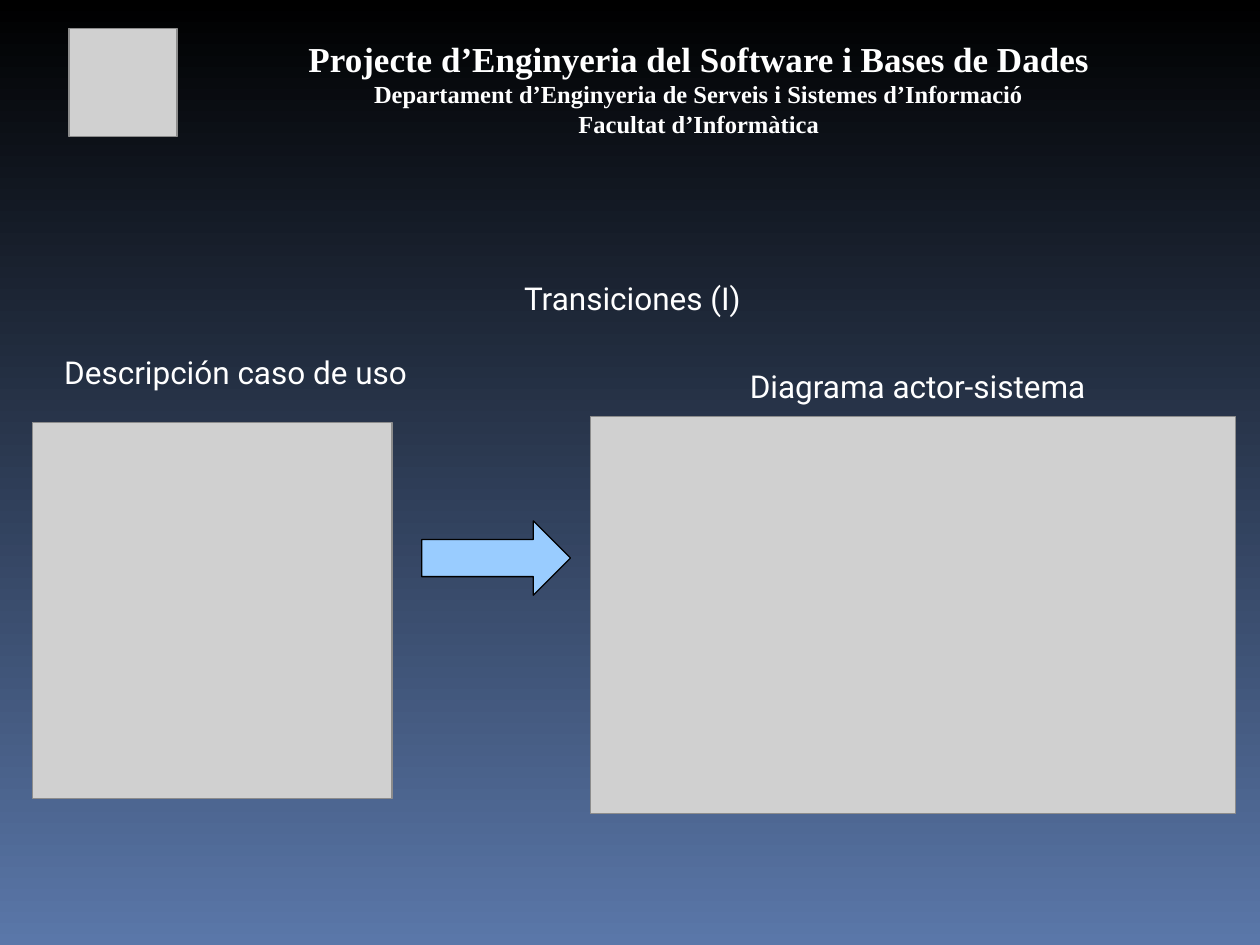
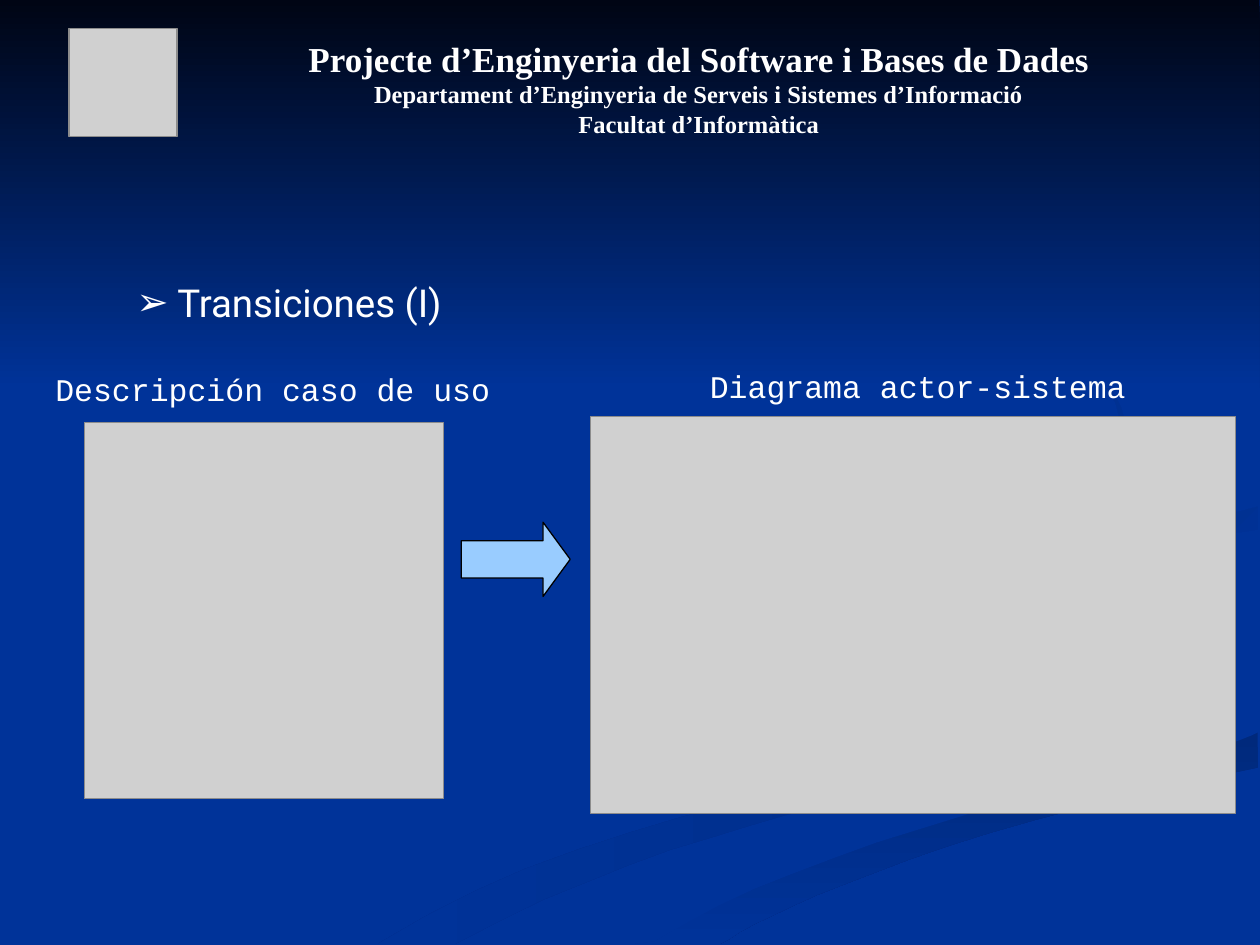
Before and after one commit to mvm9289/escfib, a slide deck: slide 8 of Docs/0910Q2-08-E-1.0-Presentacion.ppt (slide 9 before the commit). Drawn at 1260x945 pixels with LibreOffice and Linux fonts; fonts in the diff are those of the drawing; grey boxes stand for pictures. Boxes give left, top, right and bottom in pixels: in the first picture for what was removed or moved away, otherwise in the second. Text is boxed around its words. In the diff, an @@ line names an element or a change of style, - is before the commit and + after.

```diff
--- a/Docs/0910Q2-08-E-1.0-Presentacion.ppt
+++ b/Docs/0910Q2-08-E-1.0-Presentacion.ppt
@@ background gradient #000000 to #5A77A9 to #003399 @@
@@ group added at [0, 0, 1260, 944]: 6 freeform shapes @@
@@ text "Transiciones (I)" at [177, 286, 442, 326]: size 18 to 22 pt; alignment centre to left; bullet none to ➢ @@
@@ text "Descripción caso de uso" at [55, 378, 490, 408]: font Roboto to Courier New @@
@@ text "Descripción caso de uso": place and size @@
-text "Descripción caso de uso" at [64, 360, 407, 391]
+text "Descripción caso de uso" at [55, 378, 490, 408]
@@ text "Diagrama actor-sistema" at [710, 376, 1126, 405]: font Roboto to Courier New @@
@@ picture: place and size @@
-picture at [33, 423, 392, 799]
+picture at [84, 423, 444, 799]
@@ right arrow: place and size @@
-right arrow at [422, 520, 571, 595]
+right arrow at [461, 522, 570, 596]
@@ right arrow at [461, 522, 570, 596]: proportions changed @@
```
Also in this commit, not shown: 23 other slides changed, 1 slide removed.
